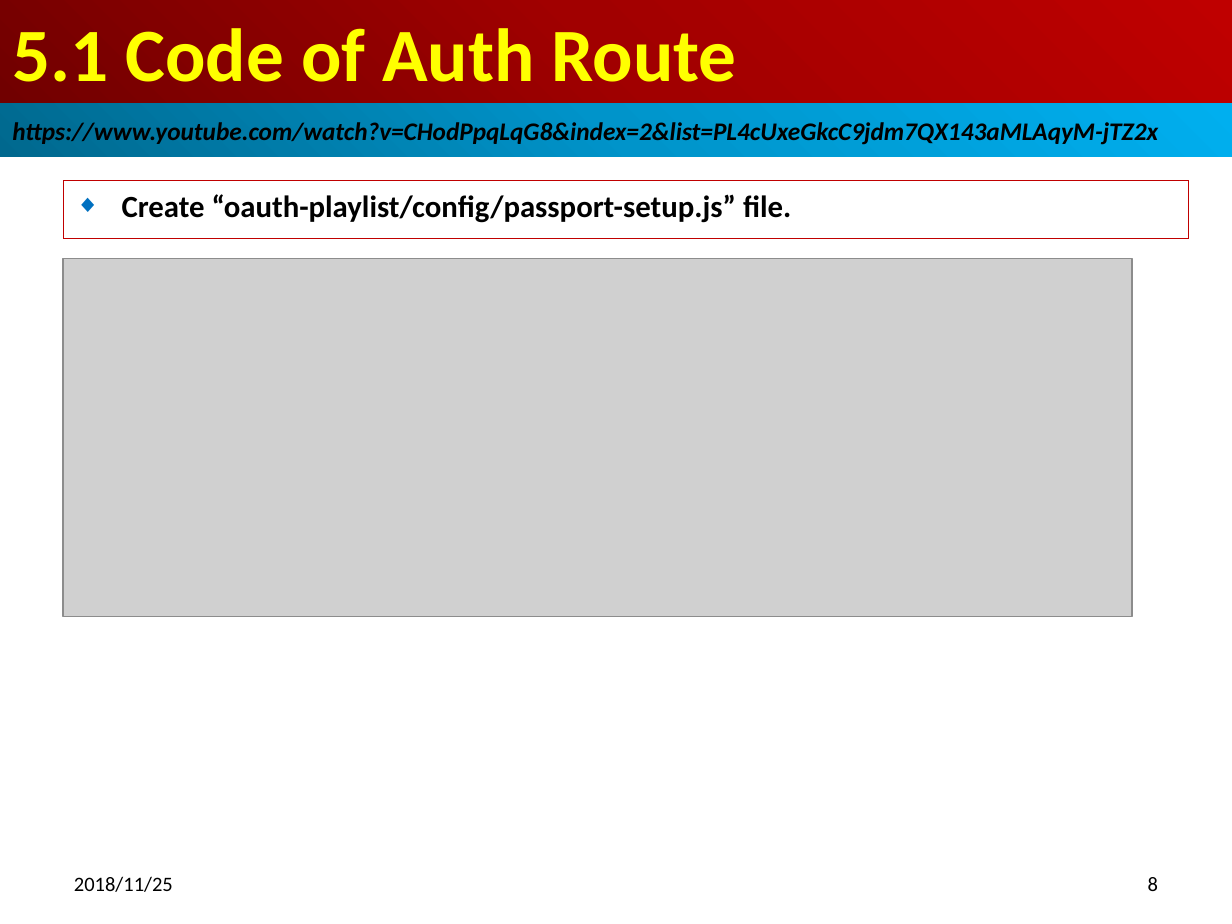
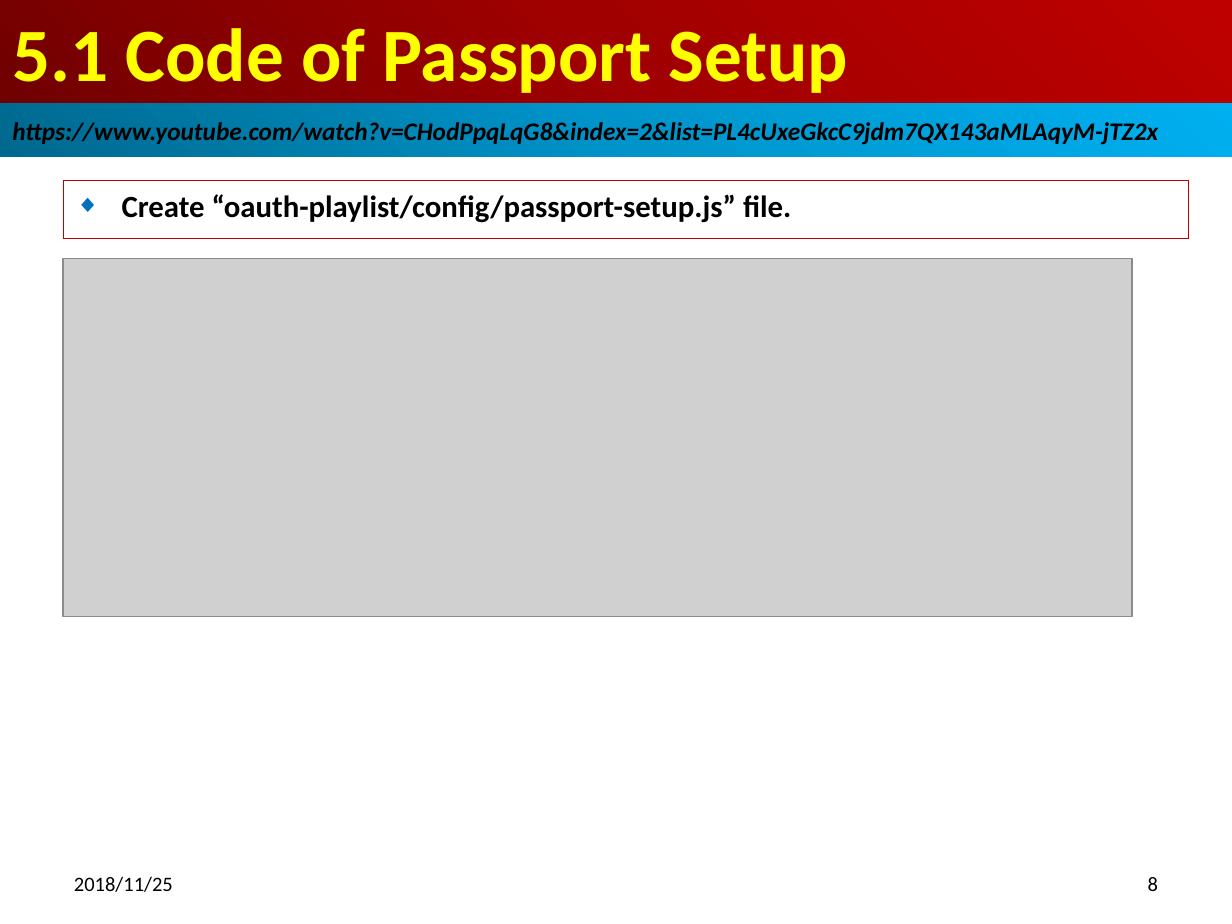
Before and after one commit to peterhchen/oauth2, a slide deck: slide 8 of 15_Ch05_PassportSetup.pptx. Drawn at 1232x924 pixels with LibreOffice and Linux fonts; fonts in the diff are those of the drawing; grey boxes stand for pictures. Boxes give left, top, right and bottom in pixels: in the first picture for what was removed or moved away, otherwise in the second. Text is boxed around its words. In the diff, an @@ line names an element or a change of style, - is before the commit and + after.

```diff
--- a/15_Ch05_PassportSetup.pptx
+++ b/15_Ch05_PassportSetup.pptx
@@ title at (12,28,849,93): text changed @@
-5.1 Code of Auth Route
+5.1 Code of Passport Setup
```
Also in this commit, not shown: 1 other slide changed.
